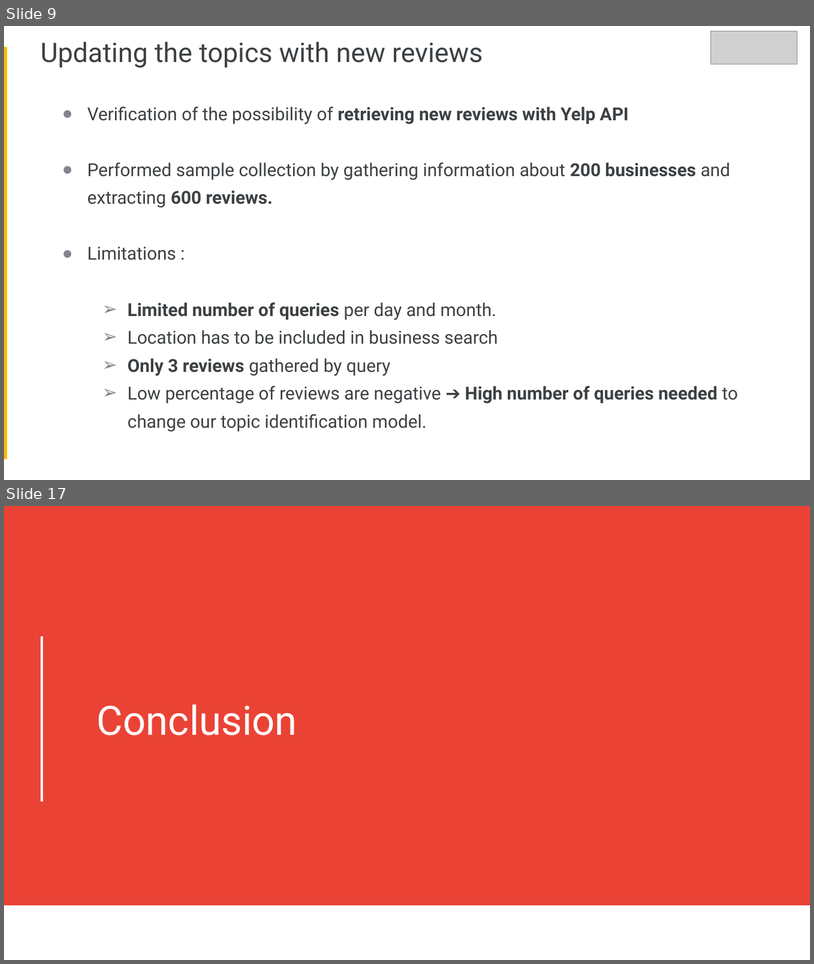
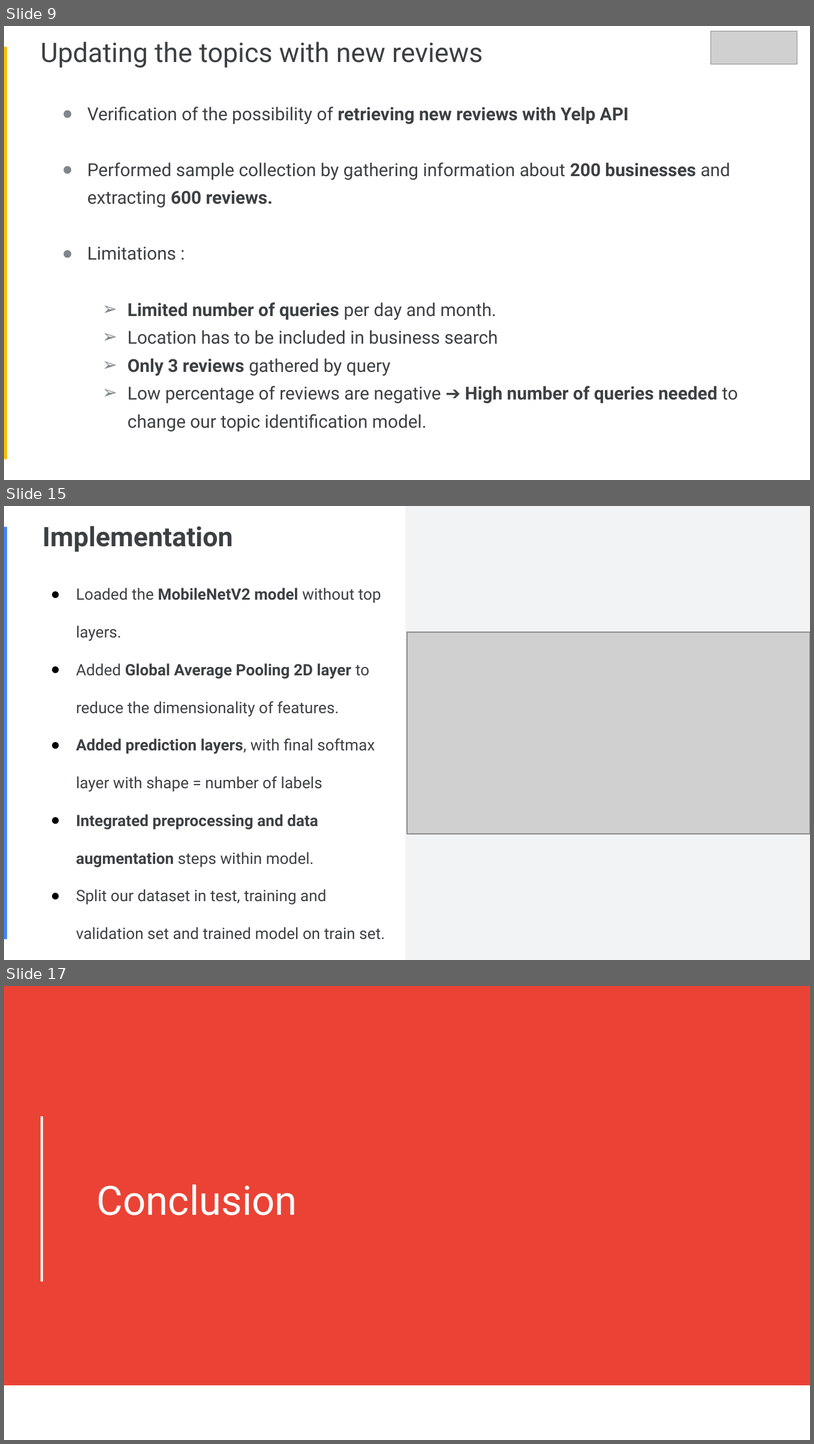
Before and after one commit to Faskill/Yelp-Reviews-Topic-Identification-and-Image-Classification, a slide deck: P6_03_Presentation.pptx. Shown one above the other, each under a label of ours: slides 9 and 17 before the commit, slides 9, 15 and 17 after it; the slides between them are not shown. The pictures are 814x964 and 814x1444 pixels, drawn with LibreOffice and Linux fonts; fonts in the diff are those of the drawing; grey boxes stand for pictures. Boxes give left, top, right and bottom in pixels: in the first picture for what was removed or moved away, otherwise in the second. Text is boxed around its words. In the diff, an @@ line names an element or a change of style, - is before the commit and + after.

```diff
--- a/P6_03_Presentation.pptx
+++ b/P6_03_Presentation.pptx
@@ slide 15 added at [4,506,810,960], background #FFFFFF @@
@@ rectangle added at [405,506,810,959], fill #F1F3F4 @@
@@ rectangle added at [4,527,7,939], fill #4285F4 @@
@@ title added at [42,526,233,552], 24 pt, text #3C4043, bold @@
+Implementation
@@ text added at [76,588,385,939], 14 pt, text #3C4043 @@
+● Loaded the MobileNetV2 model without top layers.
+● Added Global Average Pooling 2D layer to reduce the dimensionality of features.
+● Added prediction layers, with final softmax layer with shape = number of labels
+● Integrated preprocessing and data augmentation steps within model.
+● Split our dataset in test, training and validation set and trained model on train set.
@@ picture added at [407,632,810,834] @@
```
Also in this commit, not shown: 6 slides changed, 5 other slides added, 6 slides removed.
